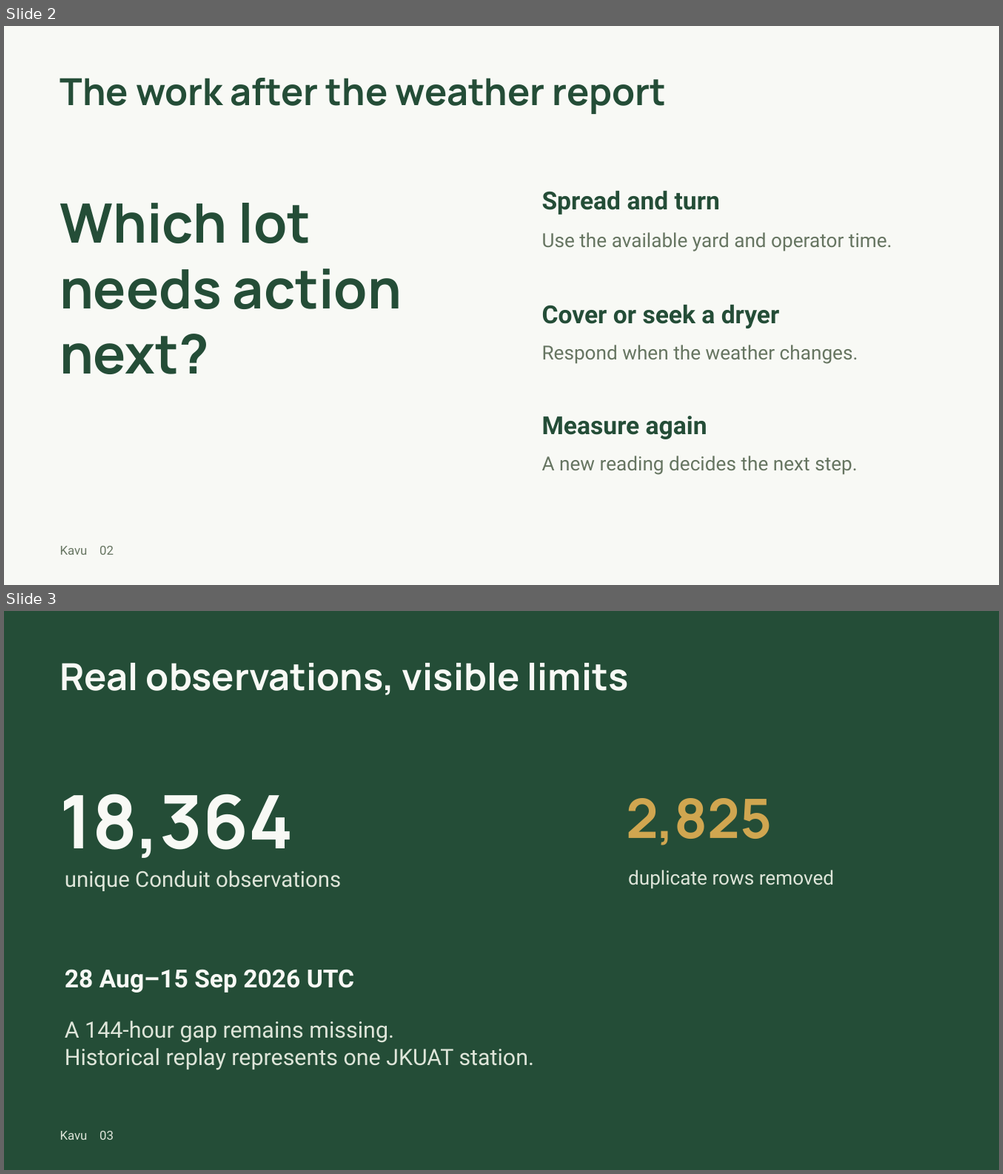
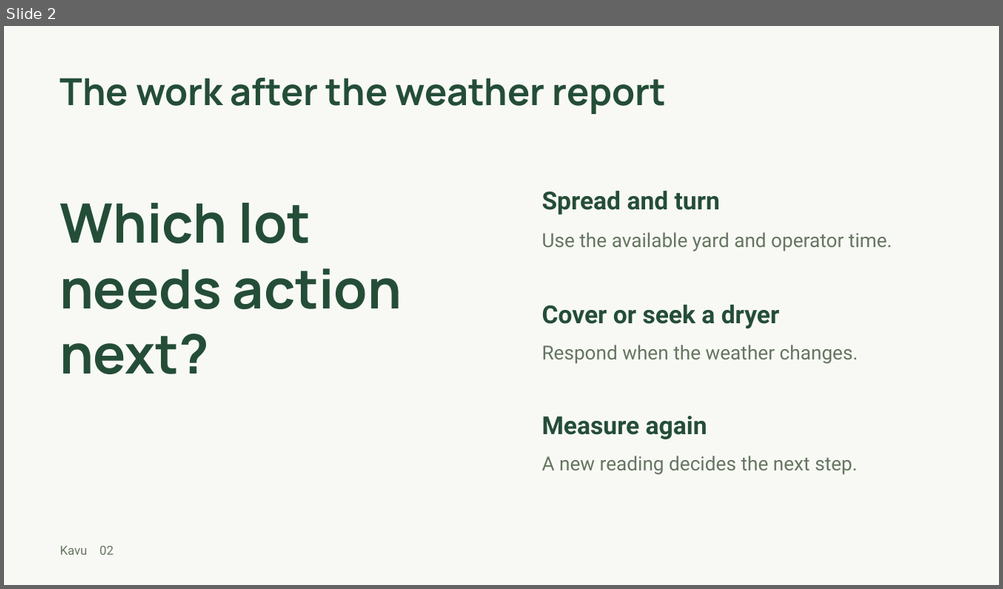
Before and after one commit to shi1720/Hack-The-Weather, a slide deck: output/kavu-pitch.pptx. Shown one above the other, each under a label of ours: slides 2 and 3 before the commit, slide 2 after it. The pictures are 1003x1174 and 1003x589 pixels, drawn with LibreOffice and Linux fonts; fonts in the diff are those of the drawing. Boxes give left, top, right and bottom in pixels: in the first picture for what was removed or moved away, otherwise in the second. Text is boxed around its words. In the diff, an @@ line names an element or a change of style, - is before the commit and + after.

```diff
--- a/output/kavu-pitch.pptx
+++ b/output/kavu-pitch.pptx
@@ slide 3 removed at box(4, 611, 999, 1170), background #244D37 @@
@@ text removed at box(60, 663, 629, 695) @@
-Real observations, visible limits
@@ text removed at box(60, 794, 294, 858) @@
-18,364
@@ text removed at box(626, 798, 772, 846) @@
-2,825
@@ text removed at box(65, 871, 341, 891) @@
-unique Conduit observations
@@ text removed at box(628, 870, 834, 889) @@
-duplicate rows removed
@@ text removed at box(65, 969, 354, 993) @@
-28 Aug–15 Sep 2026 UTC
@@ text removed at box(65, 1021, 535, 1071) @@
-A 144-hour gap remains missing.
-Historical replay represents one JKUAT station.
@@ text removed at box(60, 1131, 114, 1140) @@
-Kavu 03
```
Also in this commit, not shown: 5 slides changed, 2 slides added, 1 other slide removed, 36 other files.
